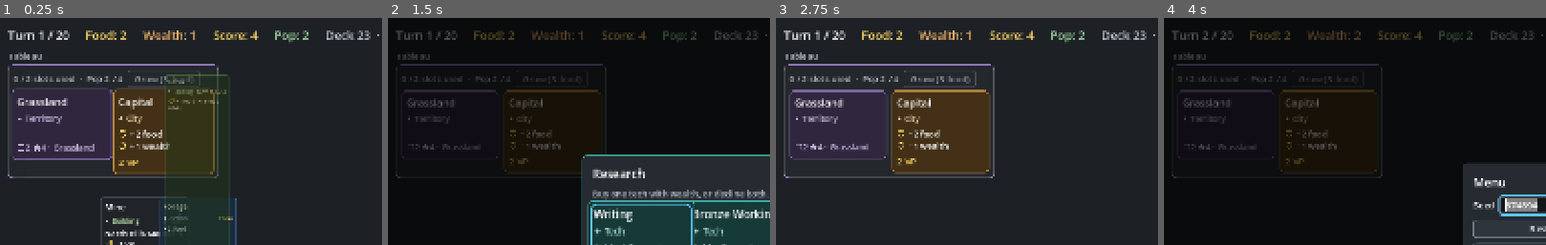
Above: before the commit, frames 1-4 (left to right).
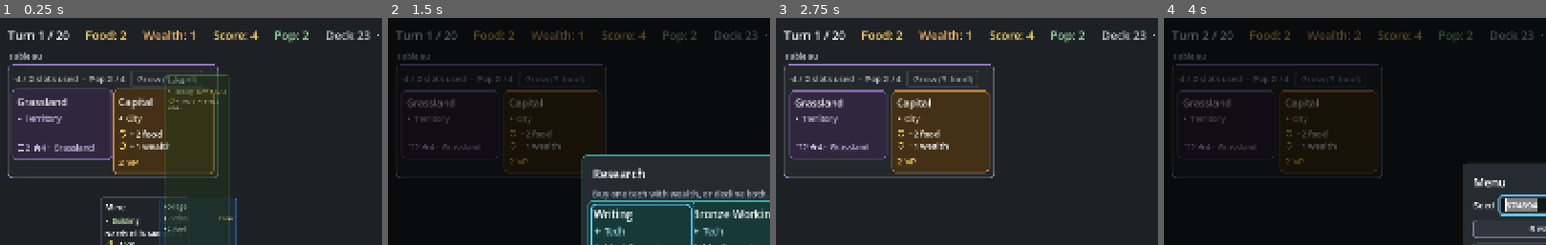
Above: after the commit, the same moments.

Repository: r888888888/4x-card-game
Game: Godot game, scene res://ui/main.tscn
Same seed, same stepped clock (60 frames per second), same inputs: the game is played once before the commit and once after it.
Inputs (mouse positions are % of the whole screen's width and height, from its top left):
- Up to frame 1 (0.25 s): no input
- Up to frame 2 (1.5 s): tap Enter (ui_accept) at 0.5 s; drag from (8, 24) to (60, 28) at 0.52 s; click "Research (R) · 1 left · deck …" at 1.25 s
- Up to frame 3 (2.75 s): click "Decline" at 2 s
- Up to frame 4 (4 s): click "End turn (E)" at 2.75 s; click "Menu (Esc)" at 3.5 s
The pictures show only the part of the screen within x 0-50%, y 0-50%; the shares and areas given below are measured in that part.

The runs differ from the first frame. In frame 1, 0.7% of the frame differs, in the area x 3-53%, y 23-31%; in frame 2, 0.2%; in frame 3, 0.8%; in frame 4, 0.2%.

Commit message:
030: cities can add building slots to their territory; Capital adds 4
Co-Authored-By: Claude Sonnet 5.5 <noreply@anthropic.com>

Diff:
--- a/data/cards.json
+++ b/data/cards.json
@@ -2,7 +2,7 @@
   "cards": [
     {
       "id": "capital", "name": "Capital", "type": "city",
-      "cost": {}, "vp": 2, "tags": ["city"],
+      "cost": {}, "vp": 2, "slots": 4, "tags": ["city"],
       "effects": [
         { "op": "gain", "resource": "food", "amount": 2, "trigger": "upkeep" },
         { "op": "gain", "resource": "wealth", "amount": 1, "trigger": "upkeep" }
--- a/engine/data_loader.gd
+++ b/engine/data_loader.gd
@@ -196,8 +196,10 @@
 		else:
 			errs.append("'keywords' must be an array of keyword ids")
 	else:
+		if def.type == "city":
+			def.slots = Effect.read_int(c, "slots", errs, 0, 0)
 		for key in ["slots", "housing", "keywords"]:
-			if c.has(key):
+			if c.has(key) and not (key == "slots" and def.type == "city"):
 				warns.append("'%s' only applies to territories (ignored)" % key)
 
 	if def.type == "tech":
--- a/engine/game_engine.gd
+++ b/engine/game_engine.gd
@@ -260,12 +260,24 @@
 	return out
 
 
-## Building slots left on settled territory territory_uid (0 if it isn't settled). Cities don't use slots.
-func free_slots(territory_uid: int) -> int:
+## Building slots on settled territory territory_uid: its own plus the `slots` of cities on it
+## (0 if it isn't settled).
+func total_slots(territory_uid: int) -> int:
 	var territory := _settled_territory(territory_uid)
 	if territory == null:
 		return 0
-	return territory.def.slots - _buildings_on(territory_uid).size()
+	var total := territory.def.slots
+	for card in zone("tableau").cards:
+		if card.def.type == "city" and card.territory_uid == territory_uid:
+			total += card.def.slots
+	return total
+
+
+## Building slots left on settled territory territory_uid (0 if it isn't settled). Cities don't use slots.
+func free_slots(territory_uid: int) -> int:
+	if _settled_territory(territory_uid) == null:
+		return 0
+	return total_slots(territory_uid) - _buildings_on(territory_uid).size()
 
 
 ## Pop on settled territory territory_uid not yet working a building (0 if none, or not a territory).
Not shown, changed: docs/backlog/030-capital-building-slots.md
